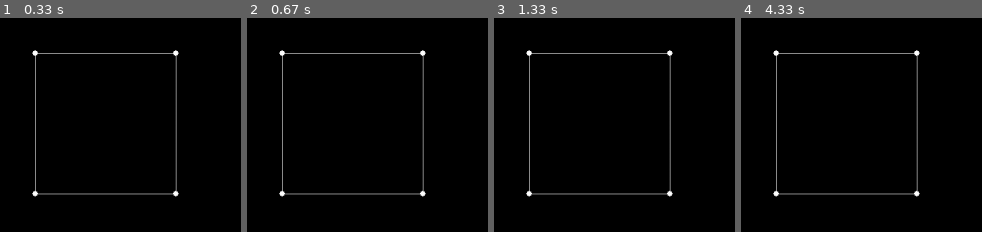
Above: before the commit, frames 1-4 (left to right).
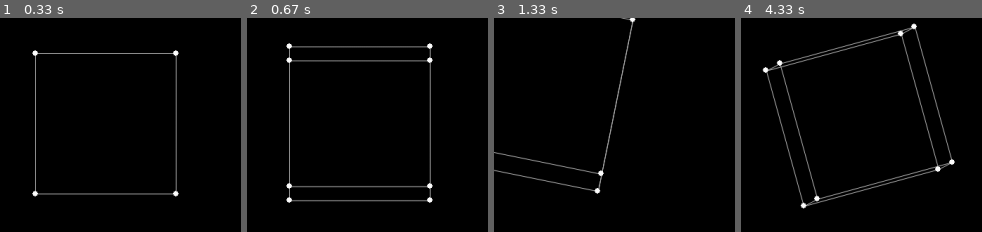
Above: after the commit, the same moments.

Repository: fusionzz/Python-Graphics
Game: pygame game, started from 3D_Graphics_with_Pygame/projection_viewer.py
Two runs of this game, one before a commit and one after it. Both use one fixed random seed, a clock stepped at 60 frames per second and the inputs below.
Inputs:
- Up to frame 1 (0.33 s): no input
- Up to frame 2 (0.67 s): hold Q from 0.33 s (still down); hold Right from 0.33 s (still down)
- Up to frame 3 (1.33 s): release Q at 0.8 s; release Right at 0.8 s; hold Right 0.83-1.3 s; tap Z at 0.9, 1.2 s; tap = at 0.98 s
- Up to frame 4 (4.33 s): hold Up 1.33-1.63 s; hold W 1.33-1.63 s; tap Z at 1.4, 1.73, 2.03, 2.23, 2.53, 2.8, 3.13, 3.43, 3.57, 3.97, 4.27 s; tap - at 1.48, 2.88, 4.05 s; hold Right 1.67-2.13 s; hold Left 2.17-2.7 s; hold A 2.17-2.7 s; tap = at 2.32, 3.65 s; hold Down 2.73-3.03 s; hold S 2.73-3.03 s; hold Left 3.07-3.47 s; hold A 3.07-3.47 s; hold Up 3.5-3.87 s; hold W 3.5-3.87 s; hold Right from 3.9 s (still down)

Frame 1 is identical in both runs. In frame 2, 5.1% of the frame differs, in the area x 13-78%, y 11-87%; in frame 3, 3.2%; in frame 4, 5.5%, in the area x 8-89%, y 2-90%.

Commit message:
3d is working! up to using matrices

Diff:
--- a/3D_Graphics_with_Pygame/projection_viewer.py
+++ b/3D_Graphics_with_Pygame/projection_viewer.py
@@ -1,6 +1,21 @@
 import wireframe
 import pygame
 import cube_wireframe
+
+key_to_function = {
+        pygame.K_LEFT:   (lambda x: x.translateAll('x', -10)),
+        pygame.K_RIGHT:  (lambda x: x.translateAll('x',  10)),
+        pygame.K_DOWN:   (lambda x: x.translateAll('y',  10)),
+        pygame.K_UP:     (lambda x: x.translateAll('y', -10)),
+        pygame.K_EQUALS: (lambda x: x.scaleAll(1.25)),
+        pygame.K_MINUS:  (lambda x: x.scaleAll( 0.8)),
+        pygame.K_q: (lambda x: x.rotateAll('X',  0.1)),
+        pygame.K_w: (lambda x: x.rotateAll('X', -0.1)),
+        pygame.K_a: (lambda x: x.rotateAll('Y',  0.1)),
+        pygame.K_s: (lambda x: x.rotateAll('Y', -0.1)),
+        pygame.K_z: (lambda x: x.rotateAll('Z',  0.1)),
+        pygame.K_x: (lambda x: x.rotateAll('Z', -0.1))
+    }
 
 class ProjectionViewer:
     """Displays 3D objects on Pygame screen"""
@@ -25,12 +40,27 @@
         """Add a named wireframe object"""
         self.wireframes[name] = wireframe
 
-    def transformAll(self, axis:str, d:int):
+    def translateAll(self, axis:str, d:int):
         for wireframe in self.wireframes.values():
             wireframe.translate(axis, d)
 
     def scaleAll(self, scale):
-        pass
+        """Scale all wireframes by given scale, centered at center of the screen"""
+        center_x = self.width/2
+        center_y = self.height/2
+
+        for wireframe in self.wireframes.values():
+            wireframe.scale((center_x, center_y), scale)
+
+    def rotateAll(self, axis, theta):
+        """Rotate all wireframe about their center along a given axis by theta"""
+
+        rotateFunction = 'rotate' + axis
+
+        for wireframe in self.wireframes.values():
+            center = wireframe.findCenter()
+            #calls the appropriate rotate function of the wireframe
+            getattr(wireframe, rotateFunction)(center, theta)
 
 
     def display(self):
@@ -41,7 +71,7 @@
         for wireframe in self.wireframes.values():
             if self.displayEdges:
                 for edge in wireframe.edges:
-                    pygame.draw.line(self.screen, self.edgeColor, (edge.start.x, edge.start.y),
+                    pygame.draw.aaline(self.screen, self.edgeColor, (edge.start.x, edge.start.y),
                                      (edge.stop.x, edge.stop.y), 1)
 
             if self.displayNodes:
@@ -53,11 +83,15 @@
         """Create pygame screen until closed"""
 
         running = True
+
         while(running):
             #closes window
             for event in pygame.event.get():
                 if event.type == pygame.QUIT:
                     running = False
+                elif event.type == pygame.KEYDOWN:
+                    if event.key in key_to_function:
+                        key_to_function[event.key](self)
 
             self.display()
             pygame.display.flip()
--- a/3D_Graphics_with_Pygame/wireframe.py
+++ b/3D_Graphics_with_Pygame/wireframe.py
@@ -1,4 +1,5 @@
 from functools import singledispatchmethod
+import math
 
 class Node:
     def __init__(self, coordinates: list[float]) -> None:
@@ -135,6 +136,16 @@
         for edge in edges:
             self.addEdge(edge)
 
+    def findCenter(self) -> list[float]:
+        """Find the center of the wireframe"""
+
+        num_nodes = len(self.nodes)
+        mean_x = sum([node.x for node in self.nodes]) / num_nodes
+        mean_y = sum([node.y for node in self.nodes]) / num_nodes
+        mean_z = sum([node.z for node in self.nodes]) / num_nodes
+
+        return (mean_x, mean_y, mean_z)
+
     def translate(self, axis:str, d:int) -> None:
         """Translates each node of wireframe by d along given axis"""
 
@@ -144,9 +155,7 @@
         else:
             raise ValueError("Please enter valid axis")
 
-    #can calculate center
-    #new comment
-    def scale(self, center_coords:list, scale:int) -> None:
+    def scale(self, center_coords:list, scale:float) -> None:
         """Scale the wireframe from the center of the screen"""
 
         if len(center_coords) != 2:
@@ -160,3 +169,60 @@
             node.x = center_x + scale * (node.x - center_x)
             node.y = center_y + scale * (node.y - center_y)
             node.z *= scale
+
+    def autoScale(self, scale:float) -> None:
+        center_coords = self.findCenter()
+
+        center_x, center_y, center_z = center_coords
+
+        for node in self.nodes:
+            node.x = center_x + scale * (node.x - center_x)
+            node.y = center_y + scale * (node.y - center_y)
+            node.z *= center_z + scale * (node.z - center_z)
+
+
+    """
+    TO ROTATE AROUND AXIS:
+    convert other 2 coords to cartesian plane, aka hypotenuse and angle
+    then add angle of rotation and convert back
+    https://www.petercollingridge.co.uk/tutorials/3d/pygame/rotation/
+    """
+
+    def rotateZ(self, center:list[float], radians:float) -> None:
+        """rotate on z axis around center by radians"""
+
+        center_x, center_y, center_z = center
+
+        for node in self.nodes:
+            x = node.x - center_x
+            y = node.y - center_y
+            d = math.hypot(y, x)
+            theta = math.atan2(y, x) + radians
+            node.x = center_x + d * math.cos(theta)
+            node.y = center_y + d * math.sin(theta)
+
+    def rotateX(self, center:list[float], radians:float) -> None:
+        """rotate on x axis around center by radians"""
+
+        center_x, center_y, center_z = center
+
+        for node in self.nodes:
+            z = node.z - center_z
+            y = node.y - center_y
+            d = math.hypot(y, z)
+            theta = math.atan2(y, z) + radians
+            node.z = center_z + d * math.cos(theta)
+            node.y = center_y + d * math.sin(theta)
+
+    def rotateY(self, center:list[float], radians:float) -> None:
+        """rotate on y axis around center by radians"""
+
+        center_x, center_y, center_z = center
+
+        for node in self.nodes:
+            x = node.x - center_x
+            z = node.z - center_z
+            d = math.hypot(x, z)
+            theta = math.atan2(x, z) + radians
+            node.x = center_x + d * math.sin(theta)
+            node.z = center_z + d * math.cos(theta)
